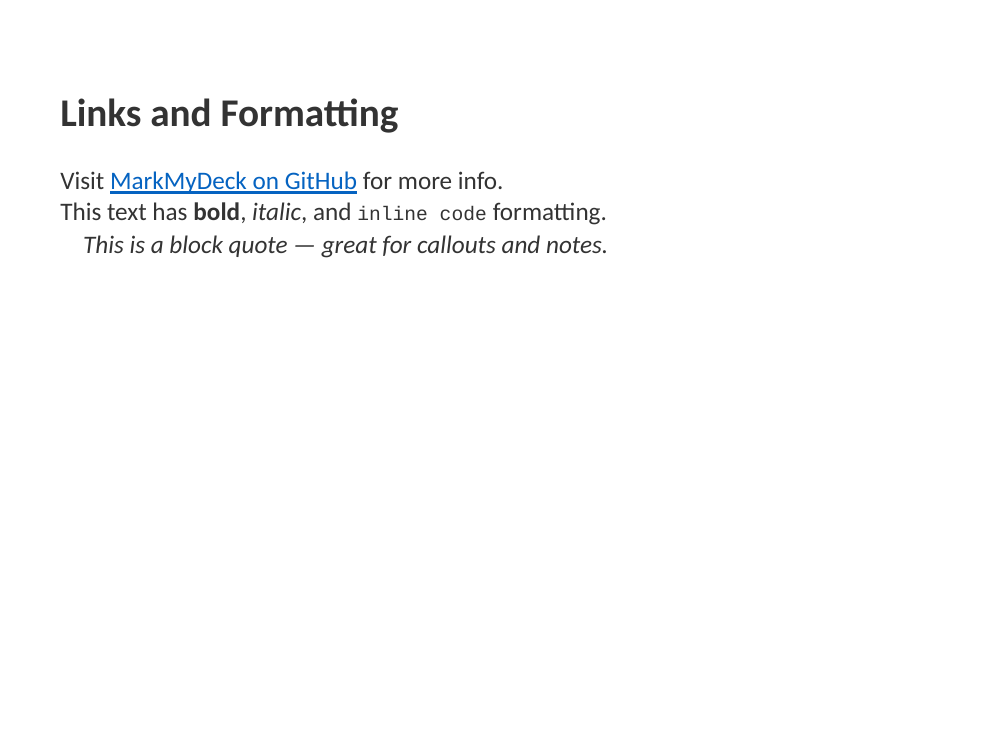
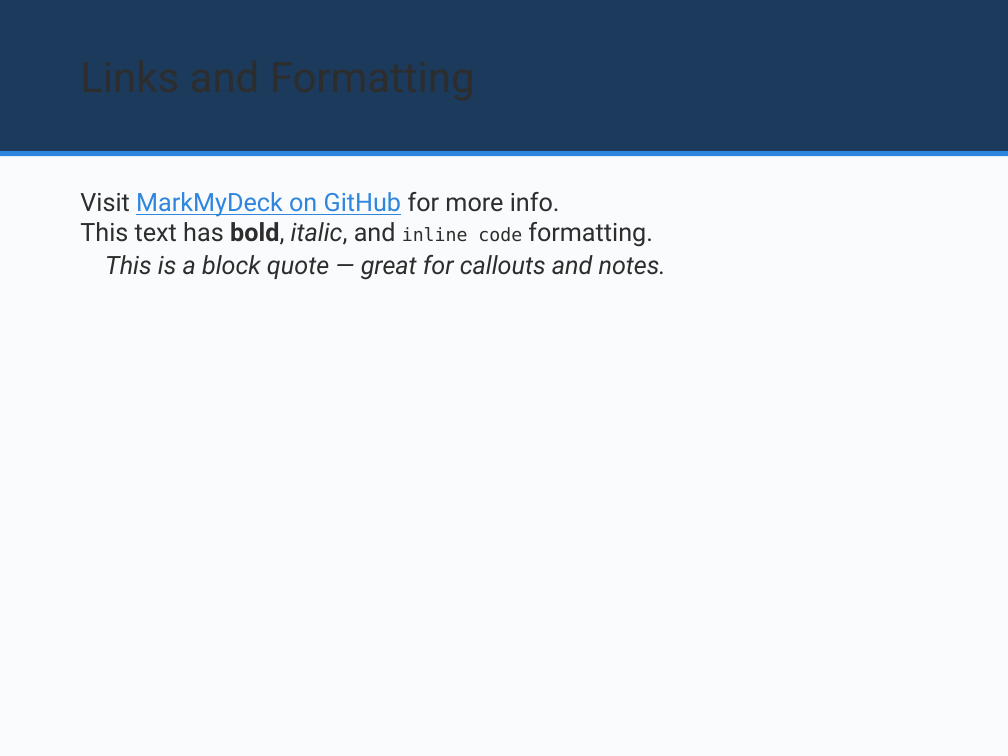
Before and after one commit to spec-works/MarkMyDeck, a slide deck: slide 7 of dotnet/samples/demo.pptx. Drawn at 1008x756 pixels with LibreOffice and Linux fonts; fonts in the diff are those of the drawing. Boxes give left, top, right and bottom in pixels: in the first picture for what was removed or moved away, otherwise in the second. Text is boxed around its words. In the diff, an @@ line names an element or a change of style, - is before the commit and + after.

Commit message:
Modern theme: dark title bar, accent colors, rounded code blocks, Segoe UI typography, striped tables

```diff
--- a/dotnet/samples/demo.pptx
+++ b/dotnet/samples/demo.pptx
@@ background #FFFFFF to #FAFBFC @@
@@ rectangle: place and size @@
-rectangle at box(60, 98, 399, 133)
+rectangle at box(0, 0, 1008, 151)
@@ rectangle at box(0, 0, 1008, 151): fill none to #1B3A5C @@
@@ text in rectangle at box(60, 98, 399, 133): text removed @@
-Links and Formatting
@@ rectangle added at box(0, 151, 1008, 156), fill #2E86DE @@
@@ text "Visit MarkMyDeck on GitHub for ...": place and size @@
-text "Visit MarkMyDeck on GitHub for ..." at box(60, 171, 608, 258)
+text "Visit MarkMyDeck on GitHub for ..." at box(80, 192, 666, 280)
@@ text "Visit MarkMyDeck on GitHub for ..." at box(80, 192, 666, 280): font Calibri to Roboto; text colour #333333 to #2D2D2D in "Visit for more info.", "This text has bold, italic, and inline ...", "This is a block quote — great ..."; text colour #0563C1 to #2E86DE in "MarkMyDeck on GitHub"; size 14 to 13 pt, font Courier New to DejaVu Sans Mono in "inline code" @@
```
Also in this commit, not shown: 7 other slides changed, 8 other files.
